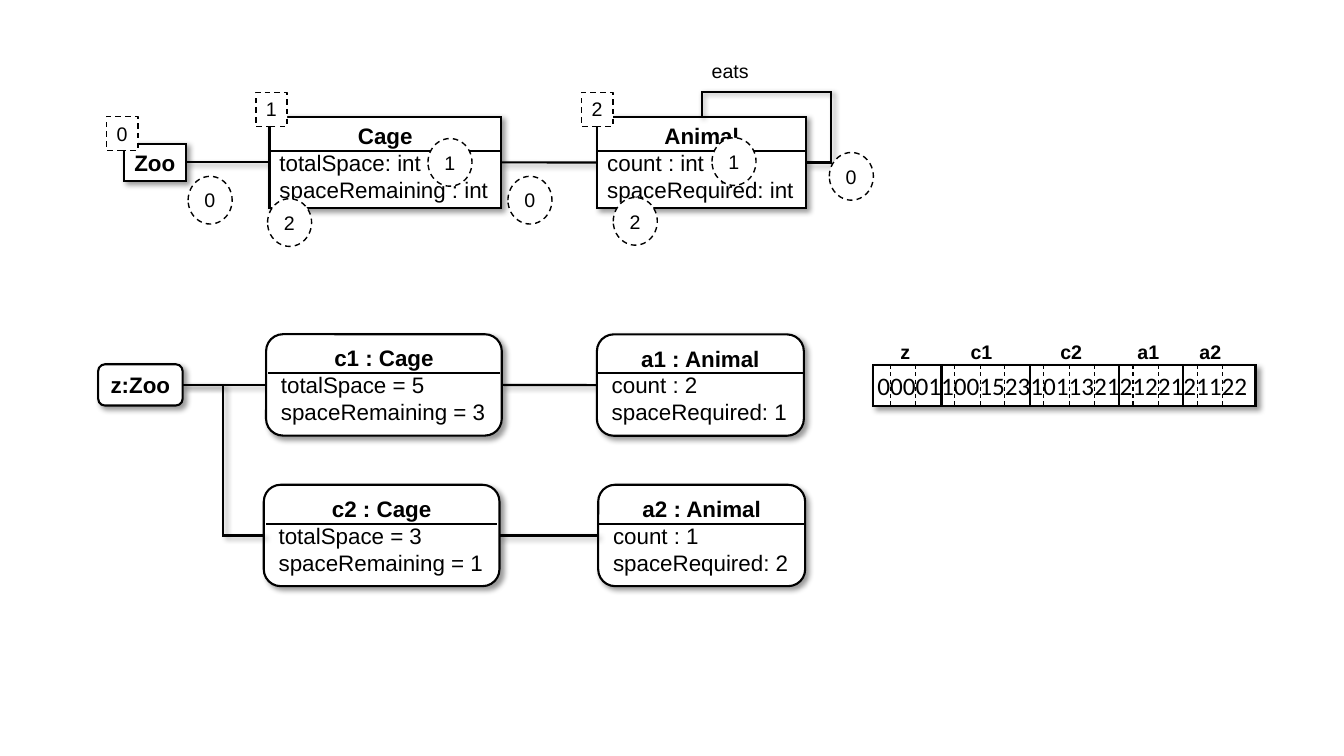
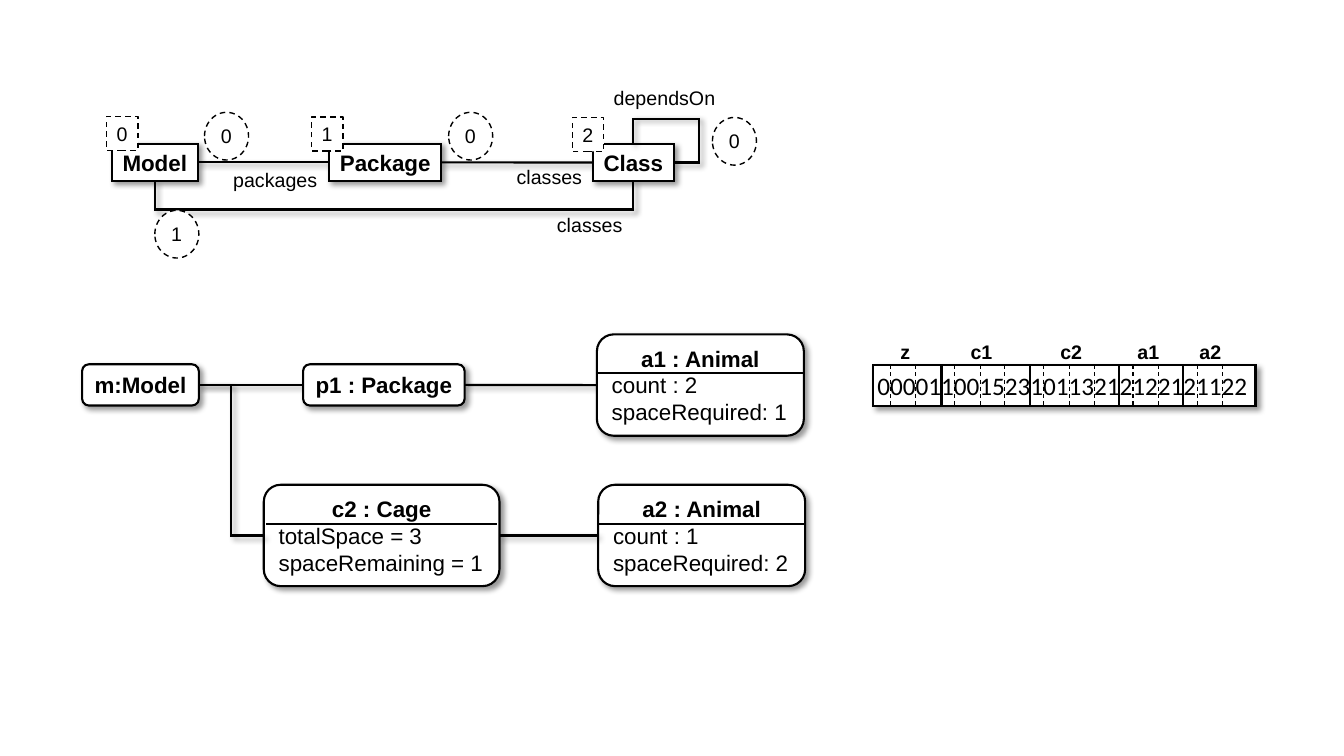
Before and after one commit to mde-optimiser/mde_optimiser_legacy, a slide deck: slide 2 of papers/melo2016/images/images.pptx (slide 1 before the commit). Drawn at 1344x756 pixels with LibreOffice and Linux fonts; fonts in the diff are those of the drawing. Boxes give left, top, right and bottom in pixels: in the first picture for what was removed or moved away, otherwise in the second. Text is boxed around its words. In the diff, an @@ line names an element or a change of style, - is before the commit and + after.

```diff
--- a/papers/melo2016/images/images.pptx
+++ b/papers/melo2016/images/images.pptx
@@ ellipse "0": place and size @@
-ellipse "0" at bbox=[189, 176, 233, 224]
+ellipse "0" at bbox=[205, 112, 249, 159]
@@ rectangle "1": place and size @@
-rectangle "1" at bbox=[256, 93, 287, 127]
+rectangle "1" at bbox=[312, 117, 343, 151]
@@ ellipse "0": place and size @@
-ellipse "0" at bbox=[508, 176, 553, 224]
+ellipse "0" at bbox=[449, 112, 493, 159]
@@ rectangle "2": place and size @@
-rectangle "2" at bbox=[582, 93, 613, 127]
+rectangle "2" at bbox=[573, 118, 604, 152]
@@ elbow line moved from (702, 117) - (807, 162) to (633, 144) - (674, 162) @@
@@ ellipse "0": place and size @@
-ellipse "0" at bbox=[830, 152, 874, 200]
+ellipse "0" at bbox=[713, 118, 757, 165]
@@ line moved from (186, 162) - (269, 162) to (198, 162) - (330, 162) @@
@@ line moved from (501, 162) - (598, 162) to (442, 162) - (593, 162) @@
@@ group removed at bbox=[124, 54, 807, 246]: 4 rectangles, 3 ellipses, 2 lines @@
-Zoo
-eats
-Cage
-totalSpace: int
-spaceRemaining : int
-Animal
-count : int
-spaceRequired: int
-2
-1
-2
@@ ellipse "1": place and size @@
-ellipse "1" at bbox=[429, 138, 473, 186]
+ellipse "1" at bbox=[155, 211, 200, 258]
@@ group added at bbox=[112, 90, 715, 233]: 4 texts, 3 rectangles, 1 elbow line @@
+Model
+dependsOn
+Package
+Class
+classes
+packages
+classes
@@ rounded rectangle removed at bbox=[266, 335, 502, 437] @@
-c1 : Cage
-totalSpace = 5
-spaceRemaining = 3
@@ rounded rectangle added at bbox=[82, 364, 199, 405], fill #FFFFFF, outline #000000 1.5 pt, 16 pt, text #000000, bold @@
+m:Model
@@ rounded rectangle removed at bbox=[98, 364, 182, 405] @@
-z:Zoo
@@ elbow line moved from (182, 385) - (264, 535) to (199, 385) - (264, 535) @@
@@ line moved from (182, 385) - (266, 385) to (199, 385) - (303, 385) @@
@@ line removed from (268, 373) to (500, 373) @@
@@ rounded rectangle added at bbox=[303, 364, 465, 405], fill #FFFFFF, outline #000000 1.5 pt, 16 pt, text #000000, bold @@
+p1 : Package
@@ line moved from (502, 385) - (597, 385) to (465, 385) - (597, 385) @@
```
Also in this commit, not shown: 1 slide added, 3 other files.
